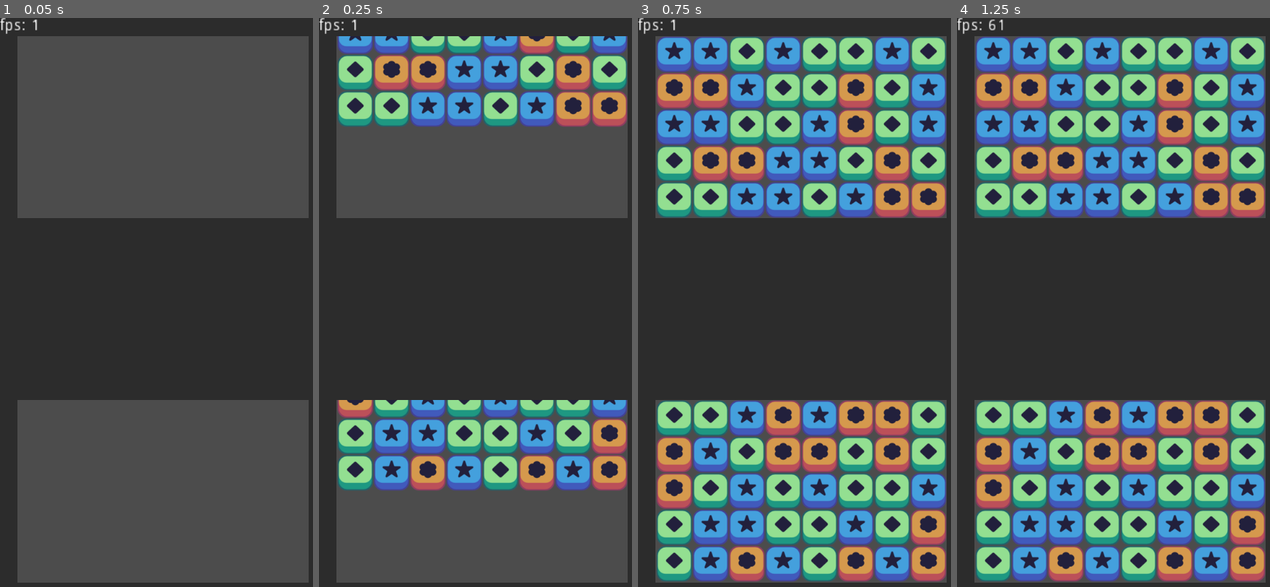
Above: before the commit, frames 1-4 (left to right).
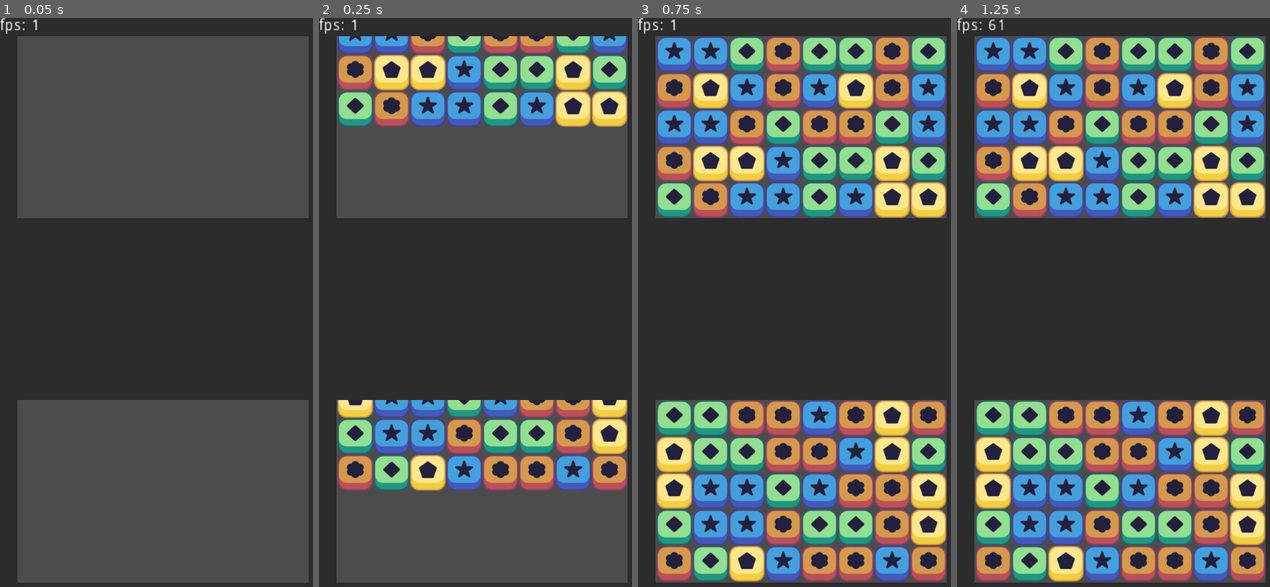
Above: after the commit, the same moments.

Repository: ruifr5/Project-Match-3
Game: Godot game, scene res://scenes/game_window.tscn
Two runs of this game, one before a commit and one after it. Both use one fixed random seed, a clock stepped at 60 frames per second and the inputs below.
Inputs (mouse positions are in pixels of both pictures, inside the frame that each line leads up to):
- Up to frame 1 (0.05 s): no input
- Up to frame 2 (0.25 s): no input
- Up to frame 3 (0.75 s): move the mouse to (872, 279) at 0.52 s
- Up to frame 4 (1.25 s): no input

Frame 1 is identical in both runs. In frame 2, 12% of the frame differs, in the area x 5-99%, y 3-84%; in frame 3, 22%, in the area x 5-99%, y 3-100%; in frame 4, 22%.

Commit message:
added extra placeholders

Diff:
--- a/scenes/piece.tscn
+++ b/scenes/piece.tscn
@@ -10,15 +10,3 @@
 modulate = Color( 1, 1, 1, 1 )
 
 [node name="move_tween" type="Tween" parent="."]
-
-[node name="position_x" type="Label" parent="."]
-visible = false
-margin_left = -26.1625
-margin_top = -11.8921
-margin_right = 13.8375
-margin_bottom = 2.10791
-rect_scale = Vector2( 2, 2 )
-text = "123"
-__meta__ = {
-"_edit_use_anchors_": false
-}
--- /dev/null
+++ b/scenes/pieces/pink_piece.tscn
@@ -0,0 +1,10 @@
+[gd_scene load_steps=3 format=2]
+
+[ext_resource path="res://scenes/piece.tscn" type="PackedScene" id=1]
+[ext_resource path="res://art/Match 3 Assets/Pieces/Pink Piece.png" type="Texture" id=2]
+
+[node name="pink_piece" instance=ExtResource( 1 )]
+color = "pink"
+
+[node name="SpriteScreenWrap" parent="." index="0"]
+texture = ExtResource( 2 )
--- /dev/null
+++ b/scenes/pieces/yellow_piece.tscn
@@ -0,0 +1,10 @@
+[gd_scene load_steps=3 format=2]
+
+[ext_resource path="res://scenes/piece.tscn" type="PackedScene" id=1]
+[ext_resource path="res://art/Match 3 Assets/Pieces/Yellow Piece.png" type="Texture" id=2]
+
+[node name="yellow_piece" instance=ExtResource( 1 )]
+color = "yellow"
+
+[node name="SpriteScreenWrap" parent="." index="0"]
+texture = ExtResource( 2 )
--- a/scripts/grid.gd
+++ b/scripts/grid.gd
@@ -13,9 +13,11 @@
 
 
 var possible_pieces = [
-	preload("res://scenes/blue_piece.tscn"),
-	preload("res://scenes/green_piece.tscn"),
-	preload("res://scenes/orange_piece.tscn")
+	preload("res://scenes/pieces/blue_piece.tscn"),
+	preload("res://scenes/pieces/green_piece.tscn"),
+	preload("res://scenes/pieces/orange_piece.tscn"),
+	preload("res://scenes/pieces/yellow_piece.tscn"),
+#	preload("res://scenes/pieces/pink_piece.tscn"),
 ]
 
 # piece array
--- a/scripts/piece.gd
+++ b/scripts/piece.gd
@@ -48,7 +48,5 @@
 	$SpriteScreenWrap.modulate = Color(1, 1, 1, 0.3)
 
 # Called every frame. 'delta' is the elapsed time since the previous frame.
-func _process(delta):
-#	todo: apagar
-	$position_x.text = str(round(position.y))
-	pass
+#func _process(delta):
+#	pass
Binary file changed: art/Match 3 Assets/Pieces/Light Green Piece.png
Binary file changed: art/Match 3 Assets/Pieces/Pink Piece.png
Binary file changed: art/Match 3 Assets/Pieces/Yellow Piece.png
Renamed: scenes/blue_piece.tscn -> scenes/pieces/blue_piece.tscn
Renamed: scenes/green_piece.tscn -> scenes/pieces/green_piece.tscn
Renamed: scenes/orange_piece.tscn -> scenes/pieces/orange_piece.tscn
